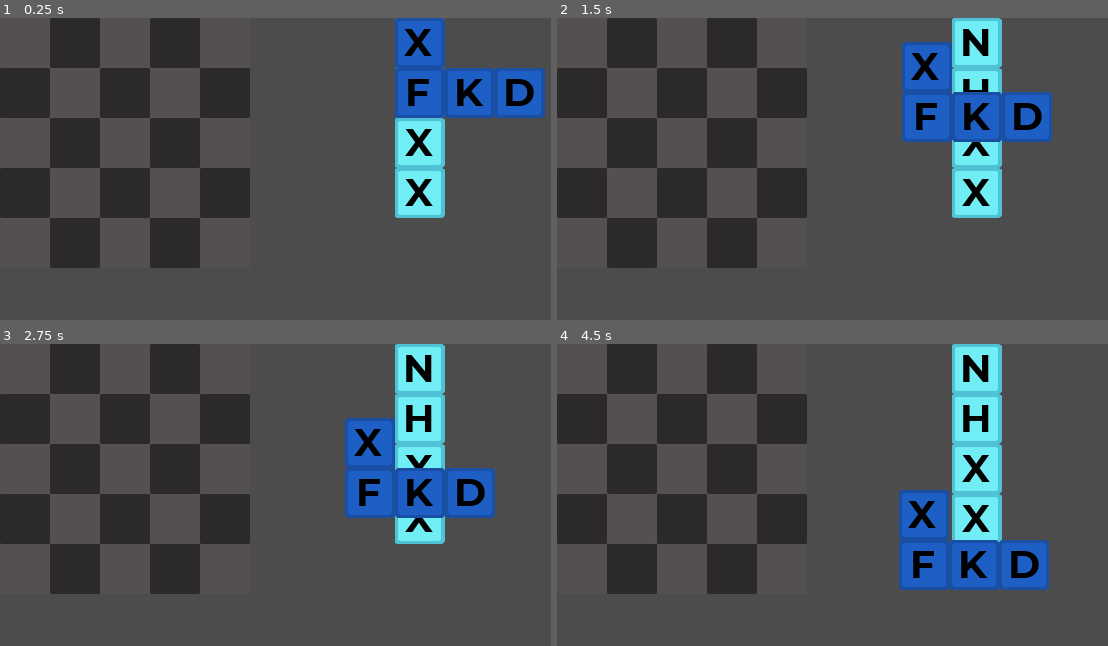
Above: before the commit, frames 1-4 (two rows, left to right).
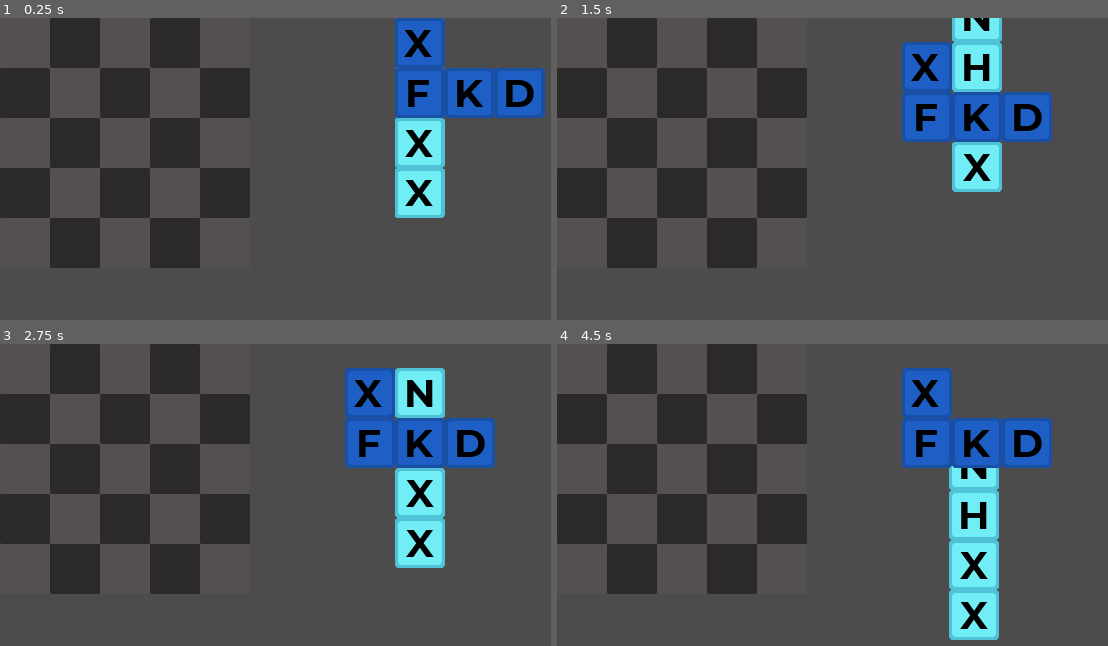
Above: after the commit, the same moments.

Repository: ababen1/Wordimo
Game: Godot game, scene res://src/Board.tscn
Same seed, same stepped clock (60 frames per second), same inputs: the game is played once before the commit and once after it.
Inputs (mouse positions are in pixels of both pictures, inside the frame that each line leads up to):
- Up to frame 1 (0.25 s): no input
- Up to frame 2 (1.5 s): click (975, 42) at 0.5 s, where only the run before the commit has a clickable "N"; click (975, 93) at 1.25 s, where only the run before the commit has a clickable "H"
- Up to frame 3 (2.75 s): click (418, 467) at 2 s, where only the run before the commit has a clickable "X"
- Up to frame 4 (4.5 s): click (926, 491) at 2.75 s, where only the run before the commit has a clickable "F"; click (926, 516) at 3.5 s, where only the run before the commit has a clickable "K"; click (975, 540) at 4.25 s, where only the run before the commit has a clickable "D"

The runs differ from the first frame. In frame 1, 0.5% of the frame differs, in the area x 73-97%, y 3-59%; in frame 2, 2.8%; in frame 3, 12%; in frame 4, 17%, in the area x 62-90%, y 0-99%.

Commit message:
todo: fix rotation

Diff:
--- a/project.godot
+++ b/project.godot
@@ -9,7 +9,7 @@
 config_version=4
 
 _global_script_classes=[ {
-"base": "Node2D",
+"base": "Area2D",
 "class": "Block",
 "language": "GDScript",
 "path": "res://src/Blocks/Block.gd"
@@ -61,9 +61,14 @@
 
 [input]
 
-rotate_block={
+right_click={
 "deadzone": 0.5,
 "events": [ Object(InputEventMouseButton,"resource_local_to_scene":false,"resource_name":"","device":0,"alt":false,"shi …(212 unchanged characters)…
+ ]
+}
+left_click={
+"deadzone": 0.5,
+"events": [ Object(InputEventMouseButton,"resource_local_to_scene":false,"resource_name":"","device":0,"alt":false,"shift":false,"control":false,"meta":false,"command":false,"button_mask":0,"position":Vector2( 0, 0 ),"global_position":Vector2( 0, 0 ),"factor":1.0,"button_index":1,"pressed":false,"doubleclick":false,"script":null)
  ]
 }
 
--- a/src/Blocks/Block.gd
+++ b/src/Blocks/Block.gd
@@ -1,31 +1,41 @@
-extends Node2D
+extends Area2D
 class_name Block
 
 signal block_pressed
+signal rotate_pressed
 
 const LETTER = preload("res://src/Letter.tscn")
 
 onready var sprite: Sprite = $Sprite
+onready var _polygon: = $CollisionPolygon2D
 
 func _ready() -> void:
 	setup()
 
-# TEST
-#func _input(event: InputEvent) -> void:
-#	if event is InputEventMouseButton and event.is_pressed():
-#		rotate_shape()
+func _input_event(_viewport: Object, event: InputEvent, _shape_idx: int) -> void:
+	if event is InputEventMouse:
+		if event.is_action_pressed("left_click"):
+			emit_signal("block_pressed")
+		elif event.is_action_pressed("right_click"):
+			emit_signal("rotate_pressed")
 
 func setup():
+	# Adding letters
 	for child in sprite.get_children():
-		var letter = LETTER.instance()
-		child.add_child(letter)
-		letter.set_random_letter()
-		letter.connect("pressed", self, "_on_pressed")
+		if child is Position2D:
+			var letter = LETTER.instance()
+			child.add_child(letter)
+			letter.set_random_letter()
+
+func _on_pressed() -> void:
+	emit_signal("block_pressed")
+
+func _on_rotate_pressed() -> void:
+	emit_signal("rotate_pressed")
 
 func rotate_shape() -> void:
 	sprite.rotation_degrees += 90
+	_polygon.rotation_degrees += 90
+	_polygon.position = sprite.position - sprite.offset
 	for child in sprite.get_children():
 		child.rotation_degrees -= 90
-
-func _on_pressed() -> void:
-	emit_signal("block_pressed")
--- a/src/Blocks/I.tscn
+++ b/src/Blocks/I.tscn
@@ -3,7 +3,7 @@
 [ext_resource path="res://assets/Tetriminos/Shape Blocks/I.png" type="Texture" id=1]
 [ext_resource path="res://src/Blocks/Block.gd" type="Script" id=2]
 
-[node name="I" type="Node2D"]
+[node name="I" type="Area2D"]
 script = ExtResource( 2 )
 
 [node name="Sprite" type="Sprite" parent="."]
@@ -23,3 +23,6 @@
 
 [node name="Position2D4" type="Position2D" parent="Sprite"]
 position = Vector2( 0, 96 )
+
+[node name="CollisionPolygon2D" type="CollisionPolygon2D" parent="."]
+polygon = PoolVector2Array( 64, 256, 0, 256, 0, 0, 64, 0 )
--- a/src/Blocks/J.tscn
+++ b/src/Blocks/J.tscn
@@ -3,7 +3,7 @@
 [ext_resource path="res://assets/Tetriminos/Shape Blocks/J.png" type="Texture" id=1]
 [ext_resource path="res://src/Blocks/Block.gd" type="Script" id=2]
 
-[node name="J" type="Node2D"]
+[node name="J" type="Area2D"]
 script = ExtResource( 2 )
 
 [node name="Sprite" type="Sprite" parent="."]
@@ -23,3 +23,6 @@
 
 [node name="Position2D4" type="Position2D" parent="Sprite"]
 position = Vector2( 64, 32 )
+
+[node name="CollisionPolygon2D" type="CollisionPolygon2D" parent="."]
+polygon = PoolVector2Array( 67, 1, 68, 60, 192, 60, 192, 128, 0, 128, 0, 0, 67, 0 )
--- a/src/Blocks/L.tscn
+++ b/src/Blocks/L.tscn
@@ -3,7 +3,7 @@
 [ext_resource path="res://assets/Tetriminos/Shape Blocks/L.png" type="Texture" id=1]
 [ext_resource path="res://src/Blocks/Block.gd" type="Script" id=2]
 
-[node name="Block" type="Node2D"]
+[node name="Block" type="Area2D"]
 script = ExtResource( 2 )
 
 [node name="Sprite" type="Sprite" parent="."]
@@ -23,3 +23,6 @@
 
 [node name="Position2D4" type="Position2D" parent="Sprite"]
 position = Vector2( 64, 32 )
+
+[node name="CollisionPolygon2D" type="CollisionPolygon2D" parent="."]
+polygon = PoolVector2Array( 192, 128, 0, 128, 0, 61, 1, 61, 124, 60, 124, 0, 192, 0 )
--- a/src/Blocks/O.tscn
+++ b/src/Blocks/O.tscn
@@ -3,7 +3,7 @@
 [ext_resource path="res://assets/Tetriminos/Shape Blocks/O.png" type="Texture" id=1]
 [ext_resource path="res://src/Blocks/Block.gd" type="Script" id=2]
 
-[node name="O" type="Node2D"]
+[node name="O" type="Area2D"]
 script = ExtResource( 2 )
 
 [node name="Sprite" type="Sprite" parent="."]
@@ -23,3 +23,6 @@
 
 [node name="Position2D4" type="Position2D" parent="Sprite"]
 position = Vector2( 32, 32 )
+
+[node name="CollisionPolygon2D" type="CollisionPolygon2D" parent="."]
+polygon = PoolVector2Array( 128, 128, 0, 128, 0, 0, 128, 0 )
--- a/src/Blocks/S.tscn
+++ b/src/Blocks/S.tscn
@@ -3,7 +3,7 @@
 [ext_resource path="res://assets/Tetriminos/Shape Blocks/S.png" type="Texture" id=1]
 [ext_resource path="res://src/Blocks/Block.gd" type="Script" id=2]
 
-[node name="S" type="Node2D"]
+[node name="S" type="Area2D"]
 script = ExtResource( 2 )
 
 [node name="Sprite" type="Sprite" parent="."]
@@ -23,3 +23,6 @@
 
 [node name="Position2D4" type="Position2D" parent="Sprite"]
 position = Vector2( -1, 32 )
+
+[node name="CollisionPolygon2D" type="CollisionPolygon2D" parent="."]
+polygon = PoolVector2Array( 192, 67, 191, 67, 132, 68, 132, 127.8, 0, 128, 0, 61, 60, 60, 60, 0, 192, 0 )
--- a/src/Blocks/T.tscn
+++ b/src/Blocks/T.tscn
@@ -3,7 +3,7 @@
 [ext_resource path="res://assets/Tetriminos/Shape Blocks/T.png" type="Texture" id=1]
 [ext_resource path="res://src/Blocks/Block.gd" type="Script" id=2]
 
-[node name="T" type="Node2D"]
+[node name="T" type="Area2D"]
 script = ExtResource( 2 )
 
 [node name="Sprite" type="Sprite" parent="."]
@@ -23,3 +23,6 @@
 
 [node name="Position2D4" type="Position2D" parent="Sprite"]
 position = Vector2( 66, 32 )
+
+[node name="CollisionPolygon2D" type="CollisionPolygon2D" parent="."]
+polygon = PoolVector2Array( 131, 1, 132, 60, 191.8, 60, 192, 128, 0, 128, 0, 61, 1, 61, 60, 60, 60, 0, 131, 0 )
--- a/src/Blocks/Z.tscn
+++ b/src/Blocks/Z.tscn
@@ -3,7 +3,7 @@
 [ext_resource path="res://assets/Tetriminos/Shape Blocks/Z.png" type="Texture" id=1]
 [ext_resource path="res://src/Blocks/Block.gd" type="Script" id=2]
 
-[node name="Z" type="Node2D"]
+[node name="Z" type="Area2D"]
 script = ExtResource( 2 )
 
 [node name="Sprite" type="Sprite" parent="."]
@@ -23,3 +23,6 @@
 
 [node name="Position2D4" type="Position2D" parent="Sprite"]
 position = Vector2( 65, 32 )
+
+[node name="CollisionPolygon2D" type="CollisionPolygon2D" parent="."]
+polygon = PoolVector2Array( 131, 1, 132, 60, 191.8, 60, 192, 128, 61, 128, 60, 68, 0.2, 68, 0, 0, 131, 0 )
--- a/src/Board.gd
+++ b/src/Board.gd
@@ -13,10 +13,10 @@
 
 func _process(_delta: float) -> void:
 	if dragged_block:
-		dragged_block.sprite.global_position = get_global_mouse_position()
+		dragged_block.global_position = get_global_mouse_position() - dragged_block.sprite.texture.get_size() / 2
 
 func _unhandled_input(event: InputEvent) -> void:
-	if event.is_action_pressed("rotate_block"):
+	if event.is_action_pressed("right_click"):
 		if dragged_block:
 			dragged_block.rotate_shape()
 
@@ -35,5 +35,9 @@
 	block.connect("block_pressed", self, "_on_block_pressed", [block])
 
 func _on_block_pressed(block: Block):
-	dragged_block = block
-	Input.set_mouse_mode(Input.MOUSE_MODE_HIDDEN)
+	if dragged_block == block:
+		dragged_block = null
+		Input.set_mouse_mode(Input.MOUSE_MODE_VISIBLE)
+	else:
+		dragged_block = block
+		Input.set_mouse_mode(Input.MOUSE_MODE_HIDDEN)
--- a/src/Letter.gd
+++ b/src/Letter.gd
@@ -1,4 +1,4 @@
-#tool
+tool
 extends Node2D
 
 const FONT = preload("res://assets/LetterFont.tres")
@@ -17,12 +17,8 @@
 export var letter: String setget set_letter
 export(COLORS) var color = COLORS.NONE setget set_color
 
-signal pressed
-
 func _ready() -> void:
-	if not Engine.editor_hint:
-# warning-ignore:return_value_discarded
-		$Panel/ToolButton.connect("pressed", self, "_on_press")
+	pass
 
 func _enter_tree() -> void:
 	if Engine.editor_hint:
@@ -37,7 +33,7 @@
 	letter = val.to_upper()
 	if not is_inside_tree() and not Engine.editor_hint:
 		yield(self, "ready")
-	$Panel/ToolButton.text = letter
+	$Container/Letter.text = letter
 
 func set_random_letter() -> void:
 	set_letter(VALID_LETTERS[rand_range(0, VALID_LETTERS.length() - 1)])
@@ -58,6 +54,3 @@
 
 func _on_ToolButton_pressed() -> void:
 	print(letter)
-
-func _on_press() -> void:
-	emit_signal("pressed")
--- a/src/Letter.tscn
+++ b/src/Letter.tscn
@@ -1,25 +1,15 @@
-[gd_scene load_steps=9 format=2]
+[gd_scene load_steps=4 format=2]
 
 [ext_resource path="res://src/Letter.gd" type="Script" id=1]
 [ext_resource path="res://assets/LetterFont.tres" type="DynamicFont" id=2]
-
-[sub_resource type="StyleBoxTexture" id=1]
-
-[sub_resource type="StyleBoxEmpty" id=2]
-
-[sub_resource type="StyleBoxEmpty" id=3]
-
-[sub_resource type="StyleBoxEmpty" id=4]
-
-[sub_resource type="StyleBoxEmpty" id=5]
 
 [sub_resource type="StyleBoxEmpty" id=6]
 
 [node name="Letter" type="Node2D"]
 script = ExtResource( 1 )
-letter = "L"
+letter = "U"
 
-[node name="Panel" type="PanelContainer" parent="."]
+[node name="Container" type="CenterContainer" parent="."]
 anchor_left = 0.5
 anchor_top = 0.5
 anchor_right = 0.5
@@ -30,24 +20,16 @@
 margin_bottom = 32.0
 rect_min_size = Vector2( 64, 64 )
 mouse_filter = 2
-custom_styles/panel = SubResource( 1 )
 __meta__ = {
 "_edit_group_": true
 }
 
-[node name="ToolButton" type="ToolButton" parent="Panel"]
-margin_right = 64.0
-margin_bottom = 64.0
-mouse_default_cursor_shape = 2
-custom_colors/font_color_disabled = Color( 0, 0, 0, 1 )
-custom_colors/font_color_focus = Color( 0, 0, 0, 1 )
+[node name="Letter" type="Label" parent="Container"]
+margin_left = 12.0
+margin_top = 1.0
+margin_right = 51.0
+margin_bottom = 63.0
 custom_colors/font_color = Color( 0, 0, 0, 1 )
-custom_colors/font_color_hover = Color( 0, 0, 0, 1 )
-custom_colors/font_color_pressed = Color( 0, 0, 0, 1 )
 custom_fonts/font = ExtResource( 2 )
-custom_styles/hover = SubResource( 2 )
-custom_styles/pressed = SubResource( 3 )
-custom_styles/focus = SubResource( 4 )
-custom_styles/disabled = SubResource( 5 )
 custom_styles/normal = SubResource( 6 )
-text = "L"
+text = "U"
